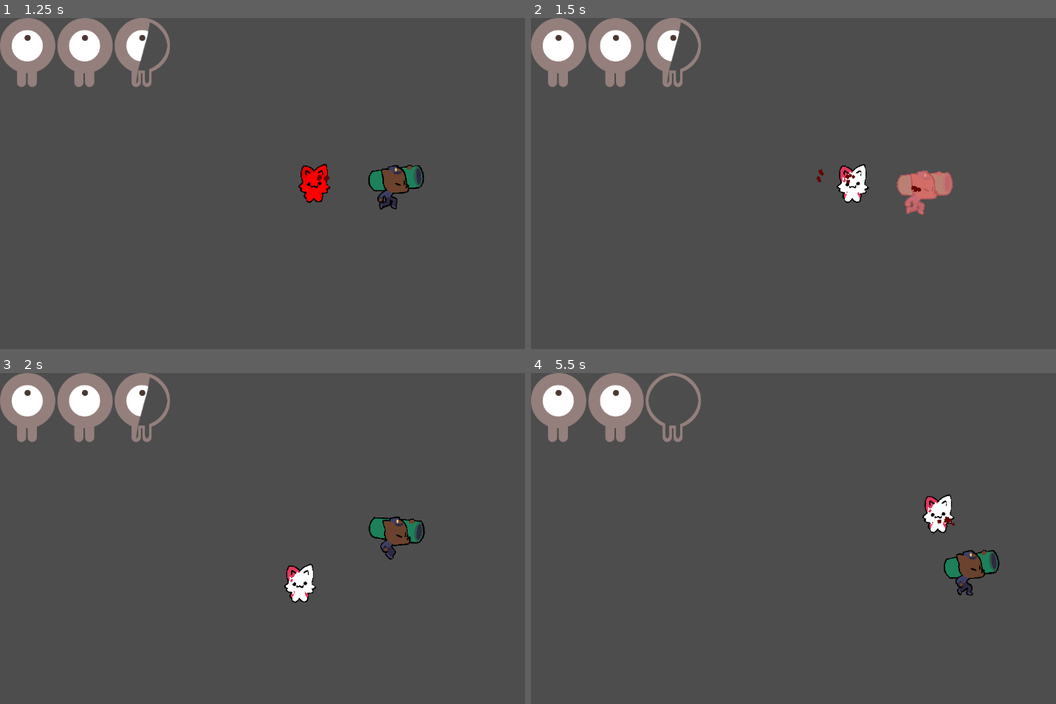
Above: before the commit, frames 1-4 (two rows, left to right).
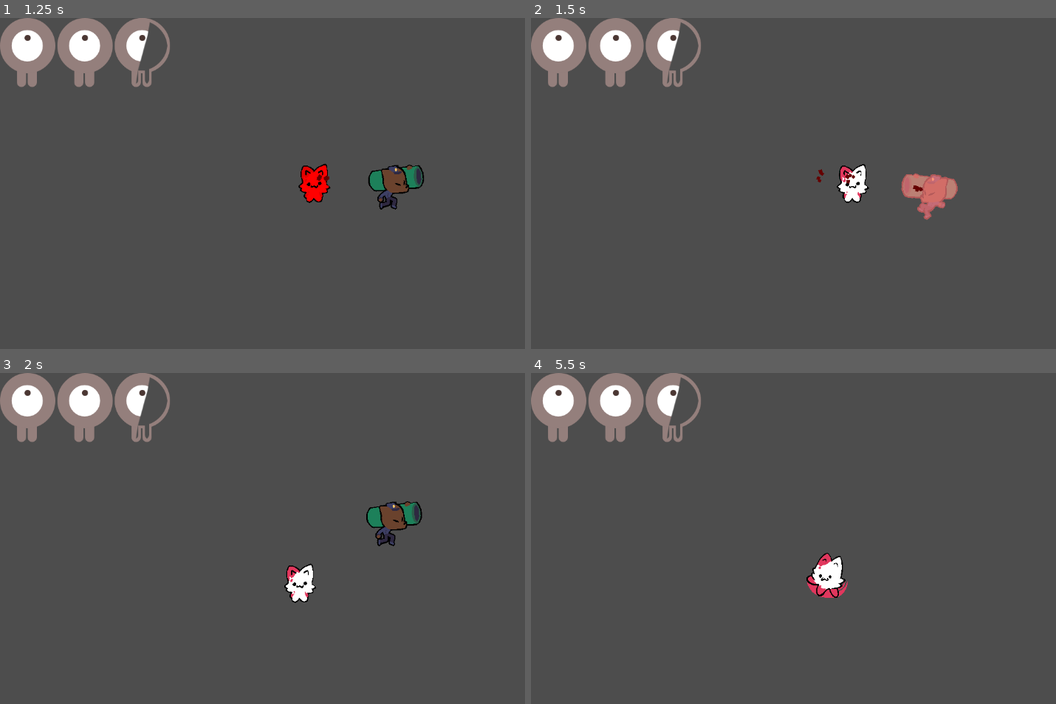
Above: after the commit, the same moments.

Repository: miyo6032/ProjectGodotWild63
Game: Godot game, scene res://scenes/main.tscn
Two runs of this game, one before a commit and one after it. Both use one fixed random seed, a clock stepped at 60 frames per second and the inputs below.
Inputs:
- Up to frame 1 (1.25 s): tap Enter at 0.5 s; hold Right (attack_right) from 0.53 s (still down); tap Tab at 0.6 s
- Up to frame 2 (1.5 s): release Right (attack_right) at 1.28 s; hold Down (attack_down) from 1.28 s (still down); tap Tab at 1.35 s
- Up to frame 3 (2 s): keep holding Down (attack_down)
- Up to frame 4 (5.5 s): release Down (attack_down) at 2.03 s; hold Right (attack_right) 2.03-2.78 s; tap Tab every 0.75 s from 2.1 to 5.1 s; hold Up (attack_up) 2.78-3.53 s; hold Left (attack_left) 3.53-5.03 s; hold Down (attack_down) from 5.03 s (still down)

Frame 1 is identical in both runs. In frame 2, 0.7% of the frame differs, in the area x 69-82%, y 46-62%; in frame 3, 1.2%; in frame 4, 2.7%, in the area x 22-90%, y 0-68%.
Error before the commit: Invalid access to property or key 'died' on a base object of type 'CharacterBody2D (Enemy.gd)'. (res://scenes/Main.gd:8)

Commit message:
enemy.gd back to 357cd28

Diff:
--- a/scenes/Enemy.gd
+++ b/scenes/Enemy.gd
@@ -1,77 +1,84 @@
 extends CharacterBody2D
 
 signal transitioned(state_name)
+signal died
 
 @export var initial_state := NodePath()
 
 @onready var current_state: State = get_node(initial_state)
-@onready var states: Node = $States
+@onready var states: Node = %States
+@onready var global_transitions: Node = %GlobalTransitions
 
 var state_data
 @export var player: Player
 
 func init(in_player):
-	player = in_player
+    player = in_player
 
 func _ready() -> void:
-	state_data = { player = player, enemy = self, can_move = true, stunned = false, is_dead = false }
-	for child in states.get_children():
-		child.set_state_machine(self)
-		for transition in child.get_children():
-			transition.state_data = state_data
-	current_state.enter()
+    state_data = { player = player, enemy = self, can_move = true, stunned = false, is_dead = false }
+    for child in states.get_children():
+        if child is State:
+            child.set_state_machine(self)
+            for transition in child.get_children():
+                transition.state_data = state_data
+    for transition in global_transitions.get_children():
+        transition.state_data = state_data
+    current_state.enter()
 
 func _unhandled_input(event: InputEvent) -> void:
-	current_state.handle_input(event)
+    current_state.handle_input(event)
 
 func _process(delta: float) -> void:
-	maybe_transition_state()
-	current_state.update(delta)
+    maybe_transition_state()
+    current_state.update(delta)
 
 func _physics_process(delta: float) -> void:
-	maybe_transition_state()
-	current_state.physics_update(delta)
-	move_and_slide()
+    maybe_transition_state()
+    current_state.physics_update(delta)
+    move_and_slide()
 
 func transition_to(target_state: State, msg: Dictionary = {}) -> void:
-	if not is_ancestor_of(target_state):
-		push_warning("unknown state %s" % target_state.name)
-		return
+    if not is_ancestor_of(target_state):
+        push_warning("unknown state %s" % target_state.name)
+        return
 
-	print("transitioning to %s" % target_state.name)
-	current_state.exit()
-	current_state = target_state
-	current_state.enter(msg)
-	emit_signal("transitioned", current_state.name)
+    print("transitioning to %s" % target_state.name)
+    current_state.exit()
+    current_state = target_state
+    current_state.enter(msg)
+    emit_signal("transitioned", current_state.name)
 
 func maybe_transition_state():
-	for transition in current_state.get_children():
-		if transition is StateTransition:
-			var decision = transition.get_decision()
-			if decision:
-				if transition.true_state:
-					var has_true_state = is_ancestor_of(transition.true_state)
-					if has_true_state and transition.true_state != current_state:
-						transition_to(transition.true_state)
-						break
-			else:
-				if transition.false_state:
-					var has_false_state = is_ancestor_of(transition.false_state)
-					if has_false_state and transition.false_state != current_state:
-						transition_to(transition.false_state)
-						break
+    for transition in current_state.get_children():
+        if transition is StateTransition:
+            var decision = transition.get_decision()
+            if decision:
+                var has_true_state = is_ancestor_of(transition.true_state)
+                if has_true_state and transition.true_state != current_state:
+                    transition_to(transition.true_state)
+                    return
+    for transition in global_transitions.get_children():
+        if transition is StateTransition:
+            var decision = transition.get_decision()
+            if decision:
+                var has_true_state = is_ancestor_of(transition.true_state)
+                if has_true_state and transition.true_state != current_state:
+                    transition_to(transition.true_state)
+                    return
 
 @onready var animation_player: AnimationPlayer = $AnimationPlayer
 @onready var animated_sprite: AnimatedSprite2D = %AnimatedSprite2D
 var health = 2
 
 func _on_damageable_on_damage(damage_info):
-	animation_player.play("hit")
-	health -= damage_info.damage
-	state_data.stunned = true
+    animation_player.play("hit")
+    health -= damage_info.damage
+    state_data.stunned = true
 
-	if damage_info.has("knockback"):
-		velocity += damage_info.knockback
+    if damage_info.has("knockback"):
+        velocity += damage_info.knockback
 
-	if health <= 0:
-		state_data.is_dead = true
+    if health <= 0:
+        state_data.is_dead = true
+        died.emit()
